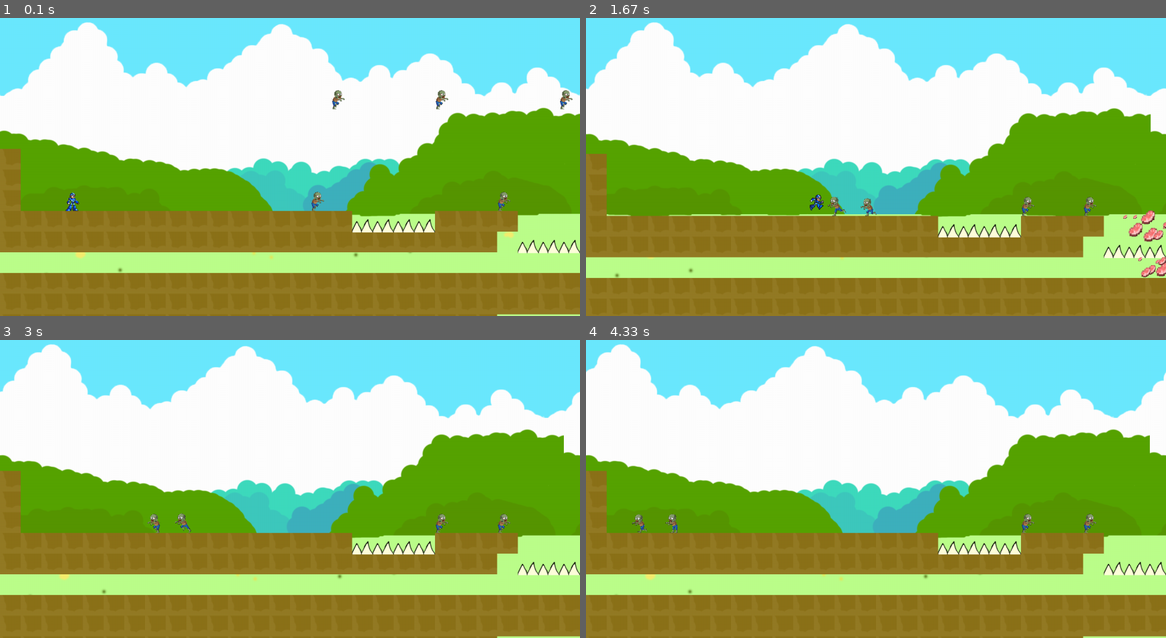
Above: before the commit, frames 1-4 (two rows, left to right).
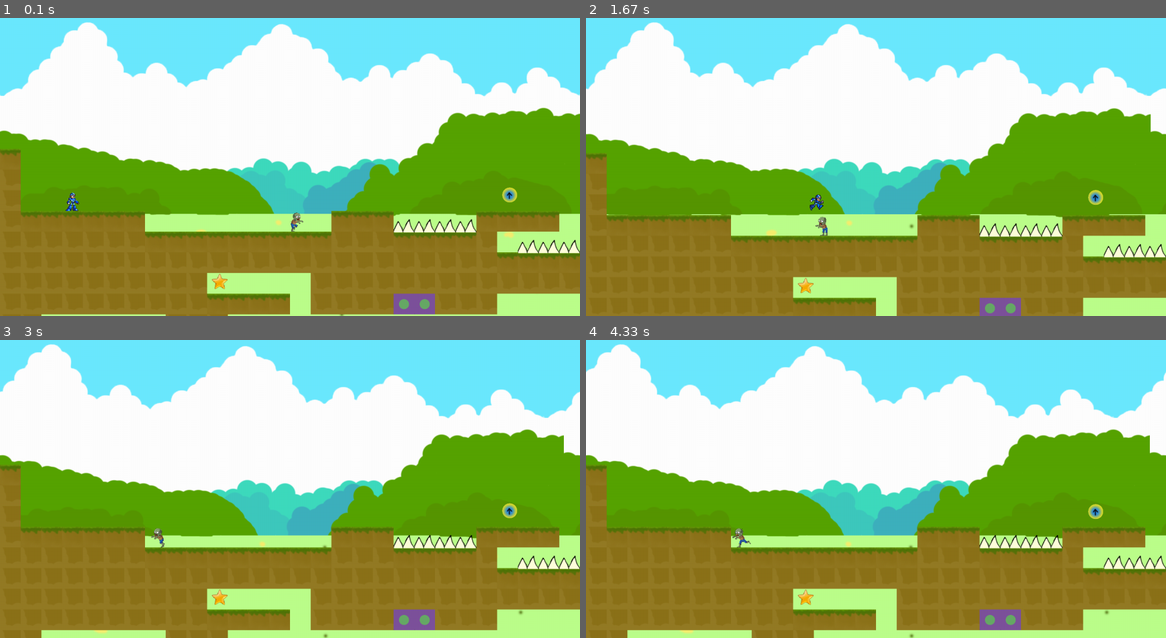
Above: after the commit, the same moments.

Repository: ArtemST2006/pygame-project
Game: pygame game, started from testyurself.py
Two runs of this game, one before a commit and one after it. Both use one fixed random seed, a clock stepped at 60 frames per second and the inputs below.
Inputs:
- Up to frame 1 (0.1 s): no input
- Up to frame 2 (1.67 s): hold Space 0.33-0.8 s; hold Right 0.33-0.8 s; hold Right 0.83-1.3 s; tap Space at 0.9, 1.2, 1.4 s; hold Right from 1.33 s (still down)
- Up to frame 3 (3 s): tap Space at 1.7 s; release Right at 1.8 s
- Up to frame 4 (4.33 s): no input

The runs differ from the first frame. In frame 1, 16% of the frame differs, in the area x 0-100%, y 24-100%; in frame 2, 16%; in frame 3, 18%, in the area x 0-100%, y 41-100%; in frame 4, 18%.

Commit message:
arstep2006

Diff:
--- a/data/map.txt
+++ b/data/map.txt
@@ -1,29 +1,16 @@
-
-<<<<<<< HEAD
-                !    !     !    !   ! !     !               !
-=======
->>>>>>> origin/main
-#                                                   ########               #
-#                                                     ######               #
-#  @           !        !    #####              !   ########               #
-#################****####             ###########   #     ##               #
+                                              1
+                                              #
+#                                 1                 ########               #
+#                            #   0  #                 ######               #
+#  @                    5    ########           !   ########               #
+#######       ! ###****####               #######   #     ##              &#
 ######################## *************************           ######    #####
-<<<<<<< HEAD
 ###################################################################    #####
-################################         ##########################    #####
-########################              !          # ################    #####
-##      ###                !    ###########        ################    #####
-#+                   !   ####################***#    ##      ######    #####
-###***######***#**#################################                !* *#####
-=======
-######################################################**###########    #####
-###################################################################    #####
-########################                         # ################    #####
-##      ###        ####         ###########        ################    #####
-##                       ####################***#    ##      ######    #####
-###***######***#**#################################                 * *#####
->>>>>>> origin/main
-########################################################***#################
+##########1    #################         ##########################    #####
+############## ####^^###                         # ################    #####
+##      ###                     ###########        ################    #####
+#+            5          ####################***#    ##      ######    #####
+###***######***#**#################################                !*1*#####
 ############################################################################
 ############################################################################
 ############################################################################
--- a/testyurself.py
+++ b/testyurself.py
@@ -24,14 +24,51 @@
         for x in range(len(level[y])):
             if level[y][x] == '@':
                 new_player = Player(x * 50, 750 - (y * 50))
+
             elif level[y][x] == '#':
-                Platform(x * 50, 750 - (y * 50))
+                try:
+                    if level[y + 1][x] != '#' or level[y + 1][x] == '*':
+                        Platform(x * 50, 750 - (y * 50), 'trava')
+                    else:
+                        Platform(x * 50, 750 - (y * 50), 'zelma')
+                except Exception:
+                    Platform(x * 50, 750 - (y * 50), 'zelma')
+
             elif level[y][x] == '*':
                 Obstacles('ship', x * 50, 750 - (y * 50))
+
             elif level[y][x] == '!':
-                Enemy(x * 50, 750 - (y * 50))
+                EnemyZombie(x * 50, 750 - (y * 50))
+
+            elif level[y][x] == '0':
+                EnemyBublic(x * 50, 750 - (y * 50))
+
             elif level[y][x] == '+':
                 Win(x * 50, 750 - (y * 50))
+
+            elif level[y][x] == '5':
+                Gain(x * 50, 750 - (y * 50), level[y][x])
+
+            elif level[y][x] == '1':
+                Star(x * 50, 750 - (y * 50), level[y][x])
+
+            elif level[y][x] == '&':
+                try:
+                    if level[y][x - 1] == '#':
+                        EnemyPush(x * 50, 750 - (y * 50), 'right')
+                    else:
+                        EnemyPush(x * 50, 750 - (y * 50), 'left')
+                except Exception:
+                    pass
+
+            elif level[y][x] == '^':
+                try:
+                    if level[y + 1][x] == '#':
+                        EnemyPush(x * 50, 750 - (y * 50), 'botton')
+                    else:
+                        EnemyPush(x * 50, 750 - (y * 50), 'top')
+                except Exception:
+                    pass
 
     return new_player, x, y, len(max(level, key=len))
 
@@ -143,7 +180,7 @@
 class Obstacles(pygame.sprite.Sprite):
     def __init__(self, name, x, y):
         super().__init__(all_sprites, obstacles_sprites)
-        self.image = load_image(OBSTACLES[name])
+        self.image = load_image(BLOCK[name])
         if name == 'ship':
             self.image = pygame.transform.scale(self.image, (50, 40))
             self.rect = self.image.get_rect().move(x, y + 20)
@@ -164,7 +201,9 @@
         self.count_jump = 0
         self.camera_fixed = False
         self.left = False
-        self.left = False
+        self.is_gain = False
+        self.count_gain = 0
+        self.count_star = 0
 
     def update(self):
         dx = 0
@@ -188,14 +227,14 @@
                 self.image = pygame.transform.flip(self.stop, True, False)
 
         self.jump += 3
-        if self.jump > 20:
-            self.jump = 20
+        if self.jump > 30:
+            self.jump = 30
         dy += self.jump
 
         for sprite in platform_sprites:
             if sprite not in player_sprite:
                 if sprite.rect.colliderect(self.rect.x + dx, self.rect.y, self.width,
-                                           self.height):  # камера с левого и правого угла
+                                           self.height):
                     dx = 0
                 if sprite.rect.colliderect(self.rect.x, self.rect.y + dy, self.width, self.height):
                     if self.jump < 0:
@@ -206,6 +245,23 @@
                         dy = sprite.rect.top - self.rect.bottom
                         self.jumpfly = False
 
+        for sprite in gain_sprites:
+            if sprite.rect.colliderect(self.rect.x, self.rect.y, self.width, self.height):
+                sprite.kill()
+                self.is_gain = True
+                self.count_gain = 0
+
+        for sprite in star_point:
+            if sprite.rect.colliderect(self.rect.x, self.rect.y, self.width, self.height):
+                sprite.kill()
+                self.count_star += 1
+
+        if self.is_gain:
+            self.count_gain += 1
+        if self.count_gain > 200:
+            self.is_gain = False
+            self.count_gain = 0
+
         self.rect.x += dx
         self.rect.y += dy
 
@@ -225,9 +281,9 @@
             camera.dx = dx
 
 
-class Enemy(pygame.sprite.Sprite):
+class EnemyZombie(pygame.sprite.Sprite):
     def __init__(self, x, y):
-        super().__init__(enemy_sprites, all_sprites)
+        super().__init__(enemy_sprites, all_sprites, zombie_sprites)
         self.count = 0
         self.left = False
         self.make_image()
@@ -279,19 +335,119 @@
         self.rect.x += self.dx
 
 
+class EnemyBublic(pygame.sprite.Sprite):
+    def __init__(self, x, y):
+        super().__init__(all_sprites, enemy_sprites, bublic_sprites)
+        self.image = pygame.transform.scale(load_image(BLOCK['bublic']), (50, 50))
+        self.rect = self.image.get_rect().move(x, y)
+        self.width = self.image.get_width()
+        self.height = self.image.get_height()
+        self.left = False
+
+    def update(self):
+        dx = 11
+
+        if self.left:
+            dx = -10
+
+        for sprite in platform_sprites:
+            if sprite.rect.colliderect(self.rect.x + dx, self.rect.y, self.width,
+                                        self.height):  # камера с левого и правого угла
+                dx = 0
+                self.left = not self.left
+
+        self.rect.x += dx
+
+
+class EnemyPush(pygame.sprite.Sprite):
+    def __init__(self, x, y, name):
+        super().__init__(enemy_sprites, all_sprites)
+        self.dx = 0
+        self.dy = 0
+
+        if name == 'left':
+            self.image = load_image(BLOCK['push'])
+            self.dx = - 10
+        elif name == 'right':
+            self.dx = 10
+            self.image = pygame.transform.flip(load_image(BLOCK['push']), True, False)
+        elif name == 'top':
+            self.image = load_image(BLOCK['push'])
+            self.dy = -10
+        else:
+            self.image = load_image(BLOCK['push'])
+            self.dy = 10
+
+        self.image = pygame.transform.scale(self.image, (50, 50))
+        self.rect = self.image.get_rect().move(x, y)
+        self.count = 0
+        self.x, self.y = x, y
+
+    def update(self):
+        self.count += 1
+        if self.count % 40 == 0:
+            self.make_pul()
+
+    def make_pul(self):
+        Pulka(self.rect.x, self.rect.y, self.dx, self.dy)
+
+
+class Pulka(pygame.sprite.Sprite):
+    def __init__(self, x, y, dx, dy):
+        super().__init__(enemy_sprites, pulki)
+        self.dx = dx
+        self.dy = dy
+        self.image = load_image(BLOCK['pulka'])
+        self.image = pygame.transform.scale(self.image, (20, 15))
+        self.rect = self.image.get_rect().move(x + 25, y + 25)
+        self.count = 0
+
+    def update(self):
+        self.rect.x += self.dx
+        self.rect.y += self.dy
+
+        if pygame.sprite.spritecollideany(self, platform_sprites):
+            self.kill()
+
+
 class Platform(pygame.sprite.Sprite):
-    def __init__(self, x, y):
+    def __init__(self, x, y, name):
         super().__init__(platform_sprites, all_sprites)
-        self.image = load_image('zelma.png')
+        self.image = load_image(BLOCK[name])
         self.rect = self.image.get_rect().move(x, y)
 
 
 class Win(pygame.sprite.Sprite):
     def __init__(self, x, y):
         super().__init__(win_pos, all_sprites)
-        self.image = load_image('flag.png')
+        self.image = load_image(BLOCK['flag'])
         self.image = pygame.transform.scale(self.image, (50, 50))
         self.rect = self.image.get_rect().move(x, y)
+
+
+class Gain(pygame.sprite.Sprite):
+    def __init__(self, x, y, name):
+        super().__init__(all_sprites, gain_sprites)
+        self.image = load_image(BLOCK[name])
+        self.image = pygame.transform.scale(self.image, (40, 40))
+        self.rect = self.image.get_rect().move(x + 10, y - 10)
+        self.count = 0
+
+        if name == '5':
+            gain_big_jump.add(self)
+
+    def update(self):
+        self.count += 1
+        if self.count % 4 == 0:
+            self.rect.y += random.choice([1, -1])
+
+
+class Star(pygame.sprite.Sprite):
+    def __init__(self, x, y, name):
+        super().__init__(all_sprites, star_point)
+        self.image = load_image(BLOCK[name])
+        self.image = pygame.transform.scale(self.image, (40, 40))
+        self.rect = self.image.get_rect().move(x + 10, y)
 
 
 class Camera:
@@ -343,7 +499,11 @@
     game_won = load_sound_little('sounds/game-won.ogg')
     play_music(1)
 
-    OBSTACLES = {'ship': 'ship.png'}
+    BLOCK = {'ship': 'ship.png', 'trava': 'trava.png',
+             'zelma': 'zelma.png', '5': 'gain/big_jump.png',
+             '1': 'star.png', 'push': 'pusha/push.png',
+             'flag': 'flag.png', 'bublic': 'bublic/bublic1.png',
+             'pulka': 'pusha/pulka.png'}
     GRAVITY = 1
     A_PLAYER_R, A_PLAYER_L = cut_sheet('player.png', 5, 2)
     ZOMBIE_R, ZOMBIE_L = make_zombie()
@@ -353,8 +513,15 @@
     platform_sprites = pygame.sprite.Group()  # поверхности
     obstacles_sprites = pygame.sprite.Group()  # препятствия
     enemy_sprites = pygame.sprite.Group()  # враги
+    zombie_sprites = pygame.sprite.Group()  # зомби
+    bublic_sprites = pygame.sprite.Group()  # бублик враг
+    puska_sprites = pygame.sprite.Group()  # пушка
+    pulki = pygame.sprite.Group()
     death = pygame.sprite.Group()  # star
     win_pos = pygame.sprite.Group()
+    star_point = pygame.sprite.Group()
+    gain_sprites = pygame.sprite.Group()  # все усиления
+    gain_big_jump = pygame.sprite.Group()
 
     fon_1 = load_image('fon-1.png')
     fon_2 = load_image('fon-2.png')
@@ -396,7 +563,11 @@
                     jump_sound.play()
                     player.jumpfly = True
                     player.count_jump += 1
-                    player.jump = -20
+                    if player.is_gain:
+                        player.jump = -30
+                    else:
+                        player.jump = -20
+
         x_fon = player.rect.x
         all_sprites.update()
 
@@ -425,7 +596,10 @@
         camera.update(player)
         for sprite in all_sprites:
             camera.apply(sprite)
-
+        for sp in pulki:
+            camera.apply(sp)
+        pulki.update()
+        pulki.draw(screen)
         all_sprites.draw(screen)
 
         camera.dx = 0
Binary file added: data/bublic/bublic1.png
Binary file added: data/gain/big_jump.png
Binary file added: data/pusha/pulka.png
Binary file added: data/pusha/push.png
Binary file added: data/trava.png
